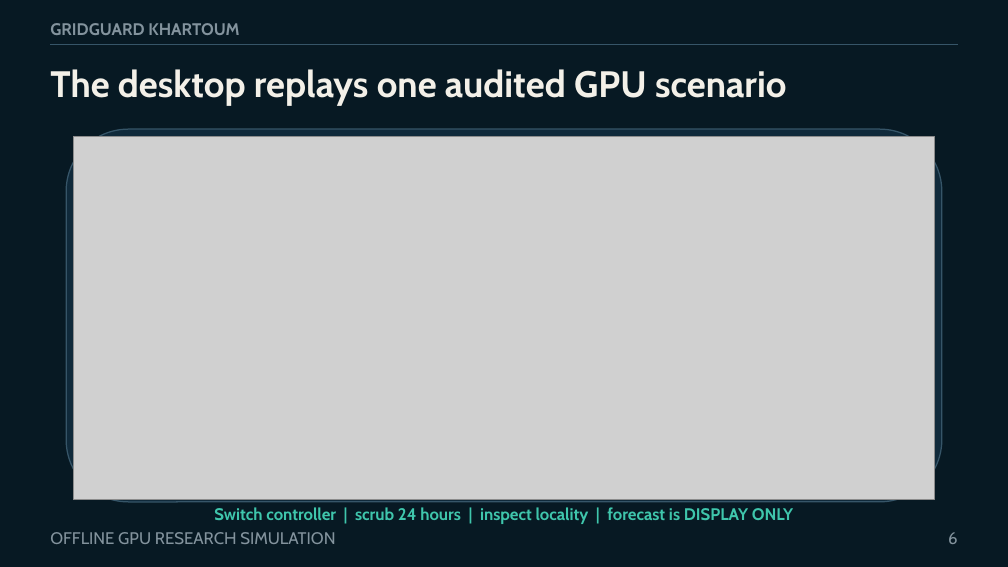
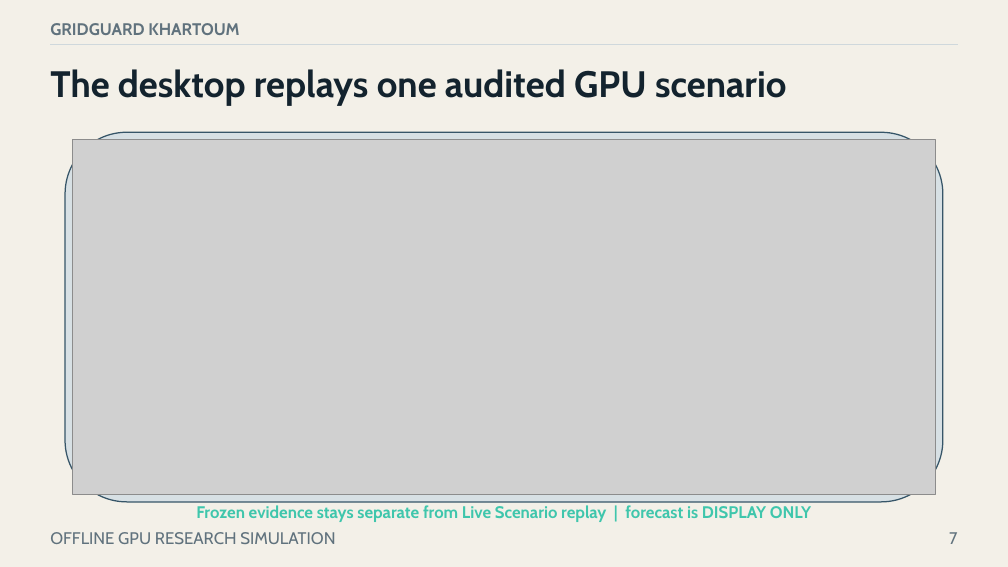
Before and after one commit to boomout2012-afk/gridguard-khartoum, a slide deck: slide 7 of output/presentation/gridguard-khartoum-defense.pptx (slide 6 before the commit). Drawn at 1008x567 pixels with LibreOffice and Linux fonts; fonts in the diff are those of the drawing; grey boxes stand for pictures. Boxes give left, top, right and bottom in pixels: in the first picture for what was removed or moved away, otherwise in the second. Text is boxed around its words. In the diff, an @@ line names an element or a change of style, - is before the commit and + after.

```diff
--- a/output/presentation/gridguard-khartoum-defense.pptx
+++ b/output/presentation/gridguard-khartoum-defense.pptx
@@ background #071923 to #F3F0E8 @@
@@ text "GRIDGUARD KHARTOUM" at <box>50,23,239,35</box>: text colour #83939D to #60727D @@
@@ line (51, 44) - (958, 44): stroke #365568 0.8 pt to #CFD8DC 0.8 pt @@
@@ text "The desktop replays one audited ..." at <box>50,69,786,106</box>: text colour #F3F0E8 to #13232E @@
@@ rounded rectangle at <box>65,132,943,502</box>: fill #102A3B to #D7E0E4 @@
@@ picture: place and size @@
-picture at <box>73,137,935,501</box>
+picture at <box>73,140,936,495</box>
@@ text at <box>196,505,811,522</box>: text changed @@
-Switch controller | scrub 24 hours | inspect locality | forecast is DISPLAY ONLY
+Frozen evidence stays separate from Live Scenario replay | forecast is DISPLAY ONLY
@@ text "OFFLINE GPU RESEARCH SIMULATION" at <box>50,532,335,544</box>: text colour #83939D to #60727D @@
@@ text at <box>949,532,957,544</box>: text changed; text colour #83939D to #60727D @@
-6
+7
```
Also in this commit, not shown: 5 other slides changed, 7 slides added, 6 slides removed, 2 other files.
